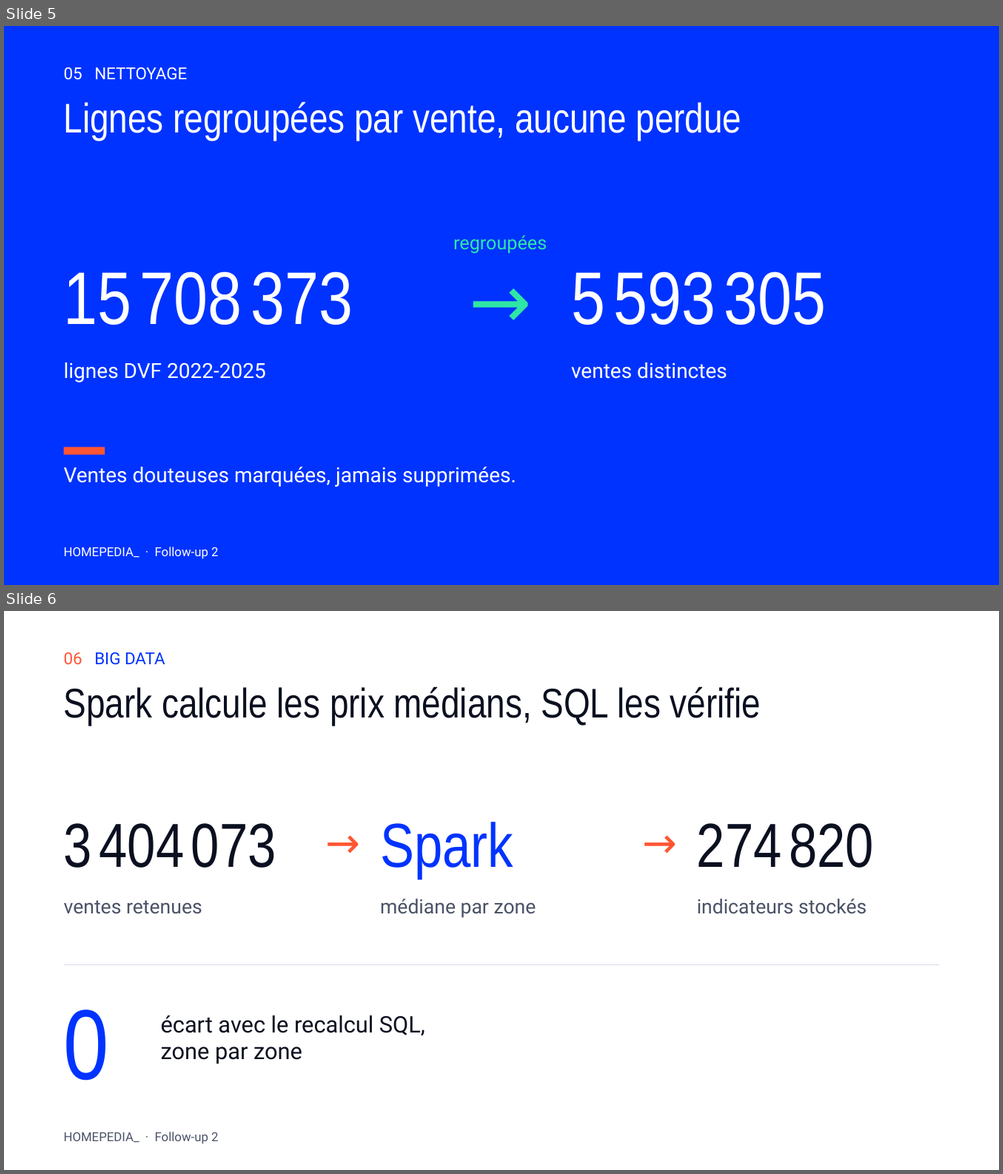
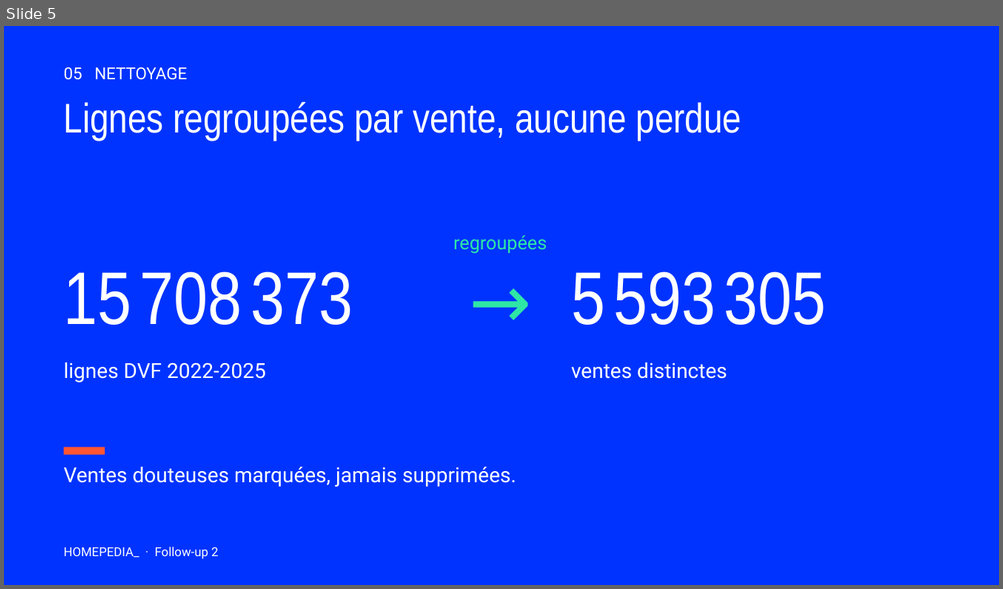
Before and after one commit to NicolasThao/T-DAT-901-Homepedia, a slide deck: docs/followup2/Homepedia_Follow-up_2.pptx. Shown one above the other, each under a label of ours: slides 5 and 6 before the commit, slide 5 after it. The pictures are 1003x1174 and 1003x589 pixels, drawn with LibreOffice and Linux fonts; fonts in the diff are those of the drawing. Boxes give left, top, right and bottom in pixels: in the first picture for what was removed or moved away, otherwise in the second. Text is boxed around its words. In the diff, an @@ line names an element or a change of style, - is before the commit and + after.

```diff
--- a/docs/followup2/Homepedia_Follow-up_2.pptx
+++ b/docs/followup2/Homepedia_Follow-up_2.pptx
@@ slide 6 removed at (4,611,999,1170), background #FFFFFF @@
@@ text removed at (64,652,165,665) @@
-06 BIG DATA
@@ text removed at (64,686,760,725) @@
-Spark calcule les prix médians, SQL les vérifie
@@ text removed at (64,823,276,868) @@
-3 404 073
@@ text removed at (306,816,380,891) @@
-→
@@ text removed at (380,822,513,878) @@
-Spark
@@ text removed at (623,816,697,891) @@
-→
@@ text removed at (697,823,874,868) @@
-274 820
@@ text removed at (380,899,536,918) @@
-médiane par zone
@@ text removed at (697,899,866,914) @@
-indicateurs stockés
@@ text removed at (64,900,202,914) @@
-ventes retenues
@@ line removed from (64, 965) to (939, 965) @@
@@ text removed at (64,1010,109,1081) @@
-0
@@ text removed at (161,1016,425,1065) @@
-écart avec le recalcul SQL,
-zone par zone
@@ text removed at (64,1132,218,1145) @@
-HOMEPEDIA_ · Follow-up 2
```
Also in this commit, not shown: 9 slides changed, 1 other slide removed, 13 other files.
